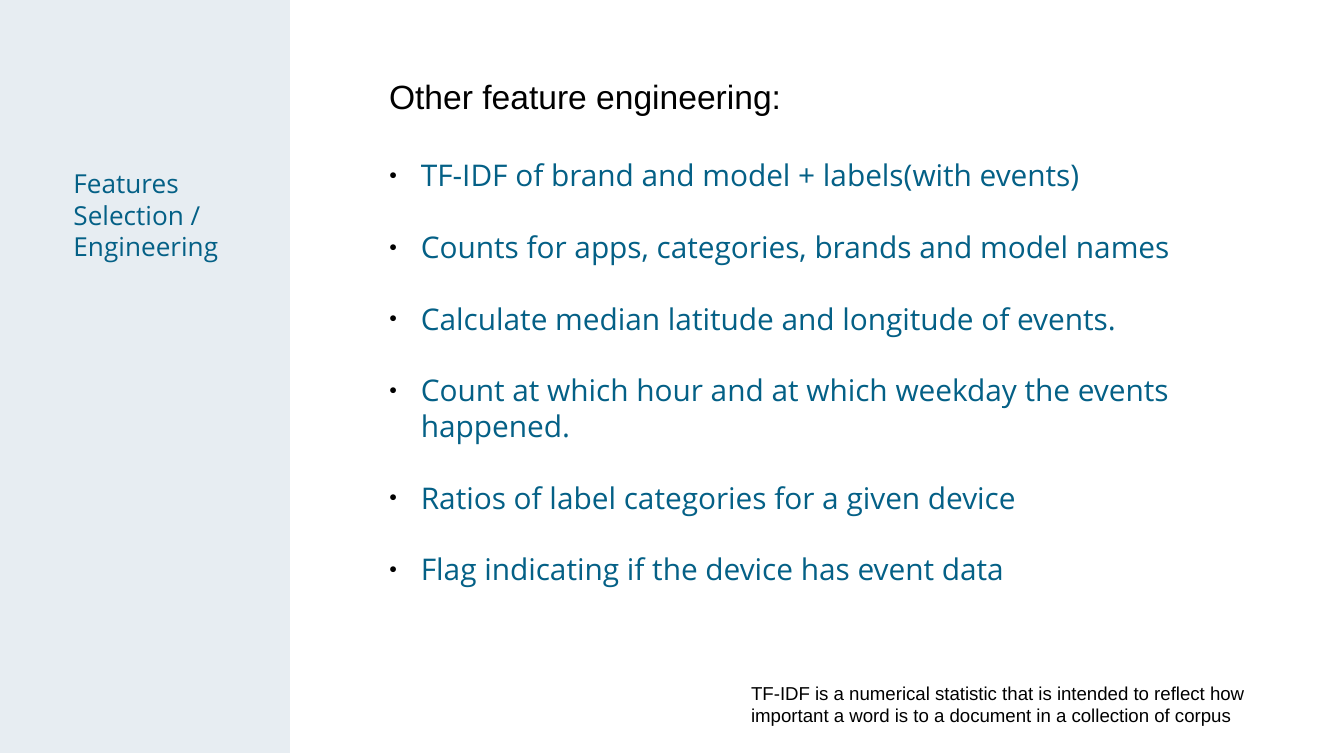
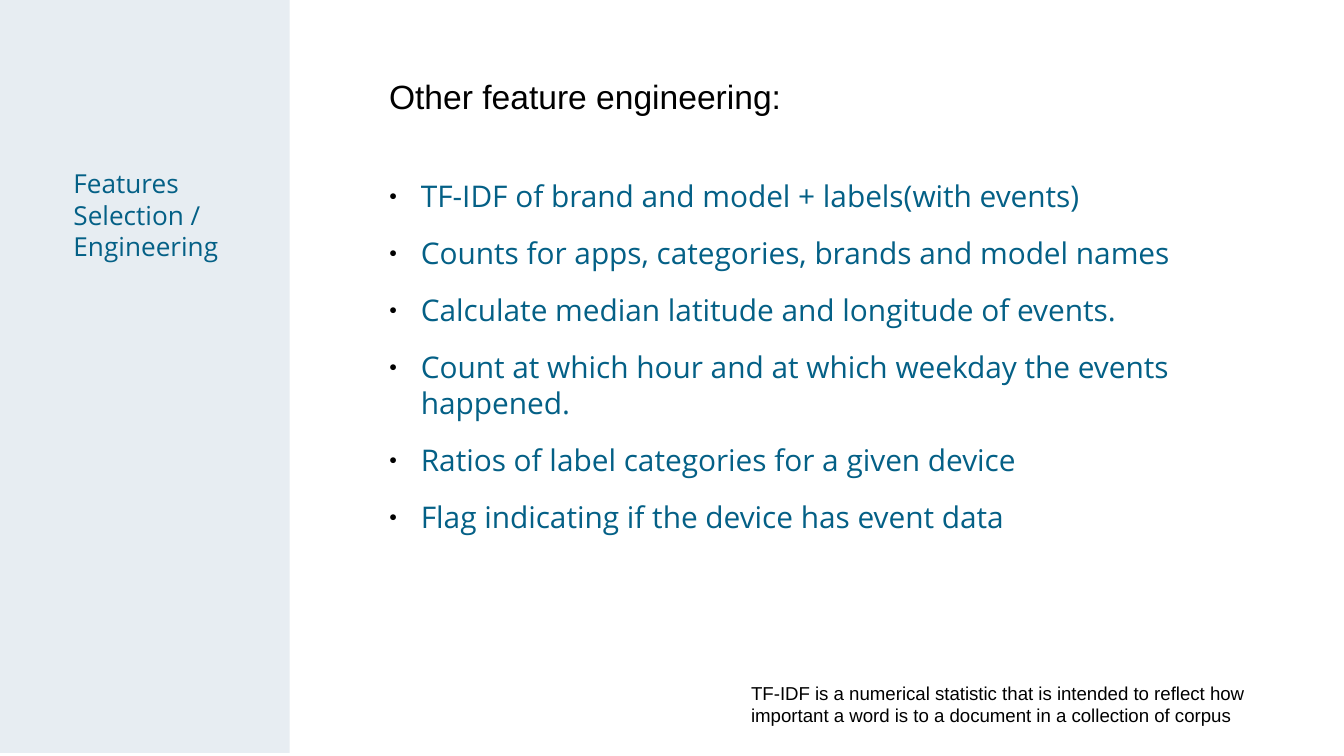
Before and after one commit to chechir/talking_data, a slide deck: slide 11 of brussels/deck_overview_detail.odp (slide 10 before the commit). Drawn at 1344x756 pixels with LibreOffice and Linux fonts; fonts in the diff are those of the drawing. Boxes give left, top, right and bottom in pixels: in the first picture for what was removed or moved away, otherwise in the second. Text is boxed around its words. In the diff, an @@ line names an element or a change of style, - is before the commit and + after.

```diff
--- a/brussels/deck_overview_detail.odp
+++ b/brussels/deck_overview_detail.odp
@@ text at <box>421,184,1169,536</box>: more space between paragraphs @@
```
Also in this commit, not shown: 8 other slides changed, 2 slides added, 1 slide removed.
